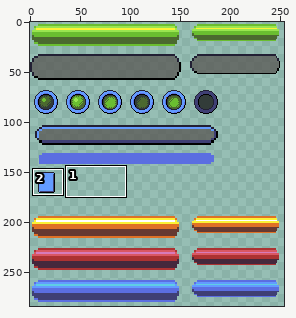
Sprite sheet, stored at Output/Assets/Textures/GUI/ui_atlas.png. The first picture is a wide view before the edit; the outline marks the close-up.
Close-up. Earlier state:
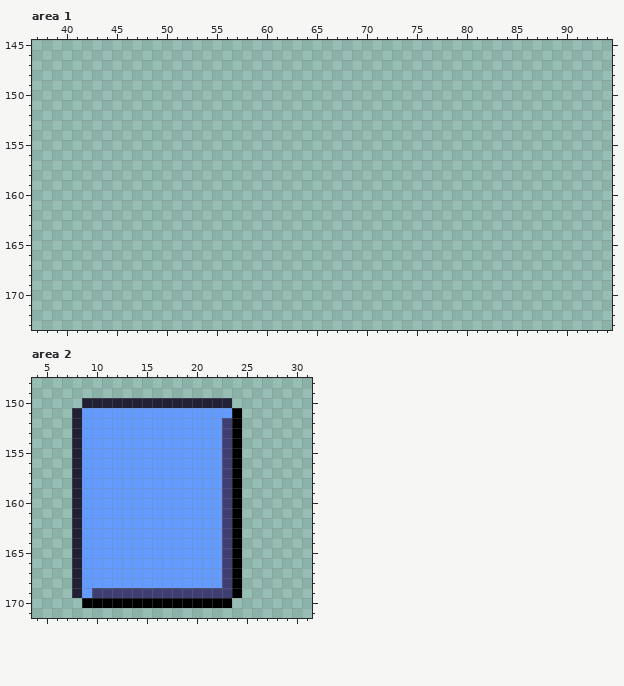
The file is 333x288 pixels. Shown: area 1: x 37..94, y 145..173; area 2: x 4..31, y 148..171. The wide view leaves out empty margins.
After the commit:
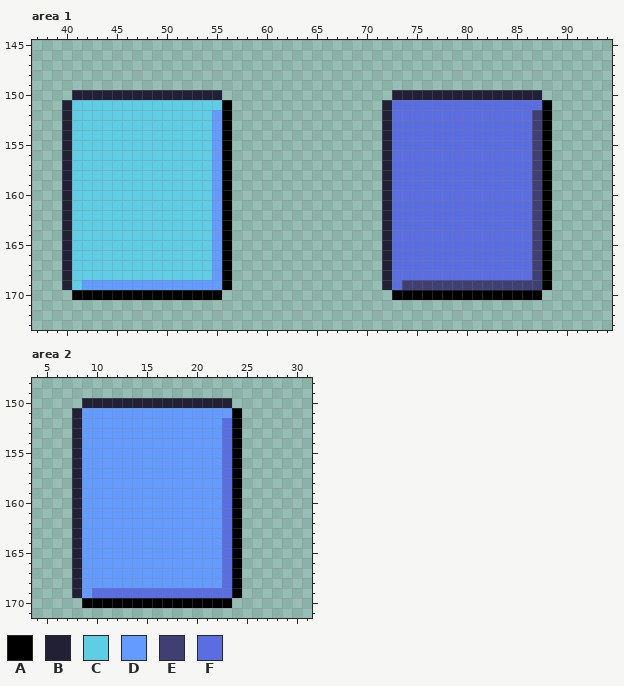
Palette (. is transparent): A #000000  B #222034  C #5fcde4  D #639bff  E #3f3f74  F #5b6ee1
Change:
Area 1:
The author put colour A in rows 151 to 169 at x 56 and 88; in row 170 at x 41 to 55 and 73 to 87.
The author put colour B in row 150 at x 41 to 55 and 73 to 87; in rows 151 to 169 at x 40 and 72.
The author put colour C in row 151 at x 41 to 55; in rows 152 to 168 at x 41 to 54; in row 169 at x 41.
The author put colour D in rows 152 to 168 at x 55; in row 169 at x 42 to 55.
The author put colour E in rows 152 to 168 at x 87; in row 169 at x 74 to 87.
The author put colour F in row 151 at x 73 to 87; in rows 152 to 168 at x 73 to 86; in row 169 at x 73.
Area 2:
Colour E becomes colour F in rows 152 to 168 at x 23; in row 169 at x 10 to 23.
Pixel boxes of the changes (left, top, right, bottom) in both close-ups:
added: (62, 90, 232, 300)
added: (382, 90, 552, 300)
changed: (92, 418, 232, 598)
